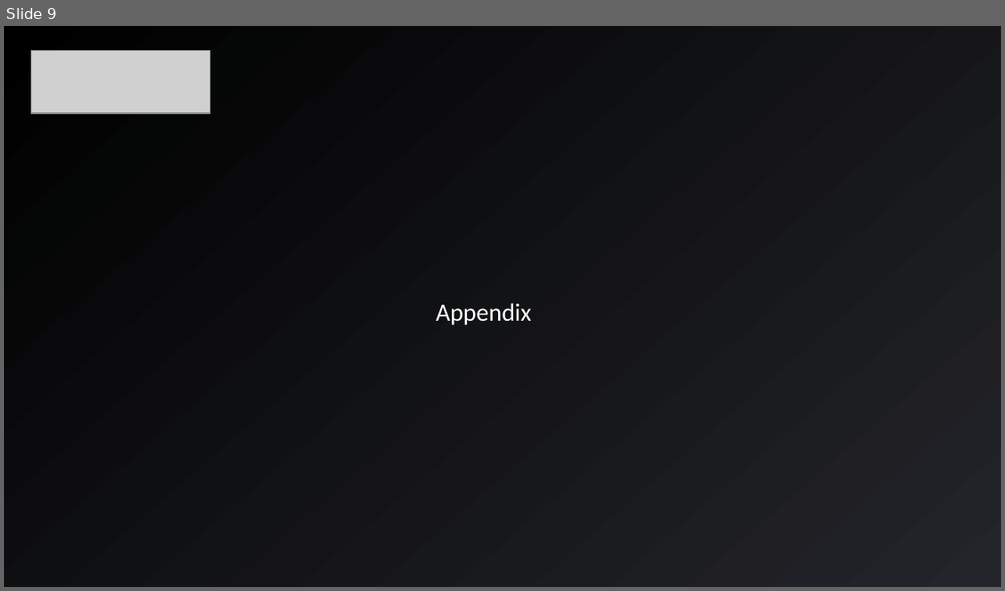
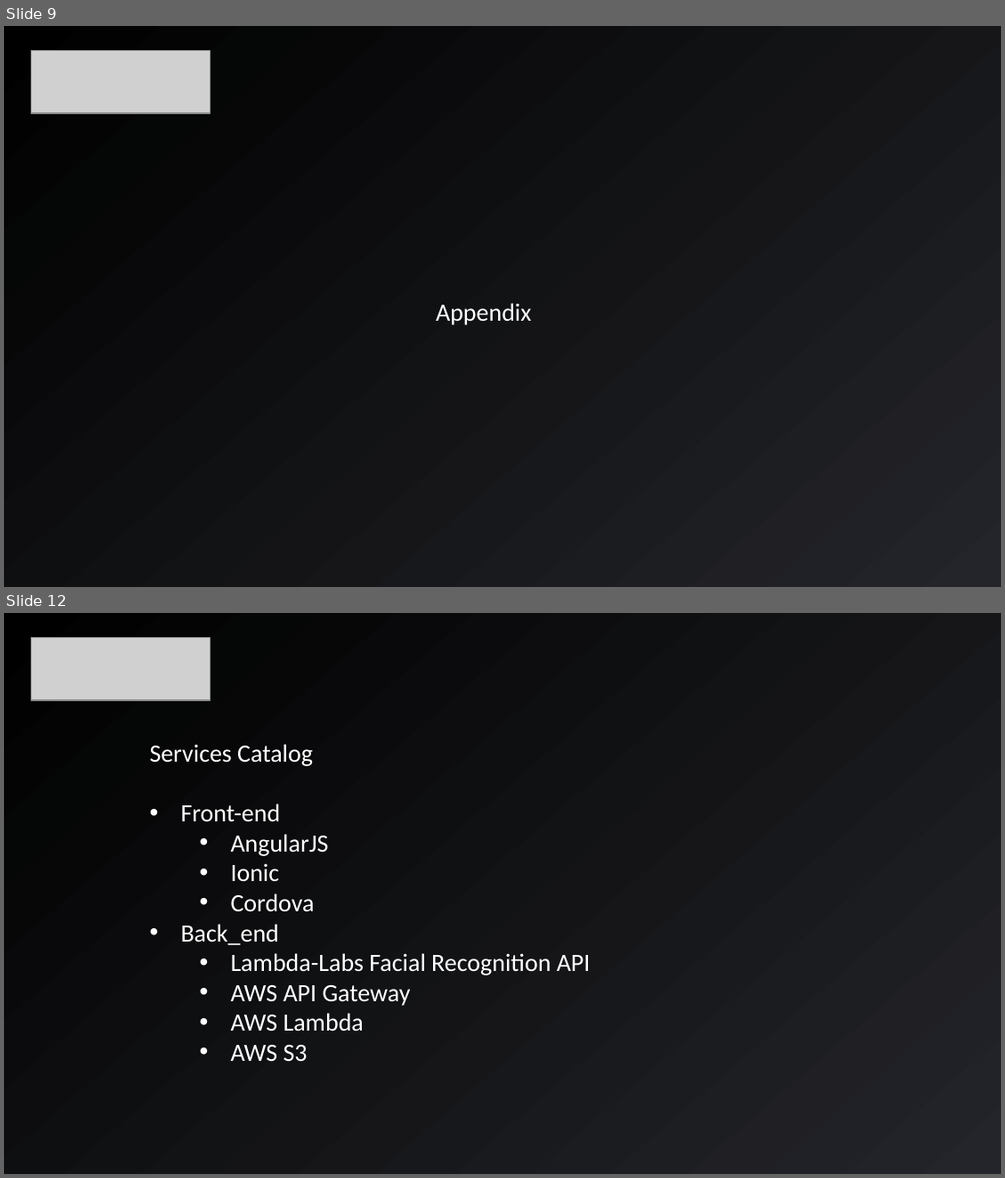
Before and after one commit to gtg489w/GlobalPaymentsHackathon, a slide deck: presentation/GP Hackathon - Hitch - Presentation.pptx. Shown one above the other, each under a label of ours: slide 9 before the commit, slides 9 and 12 after it; the slides between them are not shown. The pictures are 1005x591 and 1005x1178 pixels, drawn with LibreOffice and Linux fonts; fonts in the diff are those of the drawing; grey boxes stand for pictures. Boxes give left, top, right and bottom in pixels: in the first picture for what was removed or moved away, otherwise in the second. Text is boxed around its words. In the diff, an @@ line names an element or a change of style, - is before the commit and + after.

```diff
--- a/presentation/GP Hackathon - Hitch - Presentation.pptx
+++ b/presentation/GP Hackathon - Hitch - Presentation.pptx
@@ slide 12 added at (4, 613, 1001, 1174), background gradient #000000 to #24252A @@
@@ picture added at (31, 638, 210, 701) @@
@@ text added at (150, 744, 591, 1062), 18 pt, text #FFFFFF @@
+Services Catalog
+• Front-end
+  • AngularJS
+  • Ionic
+  • Cordova
+• Back_end
+  • Lambda-Labs Facial Recognition API
+  • AWS API Gateway
+  • AWS Lambda
+  • AWS S3
```
Also in this commit, not shown: 1 slide changed, 1 other slide added, 1 slide removed, 1 other file.
